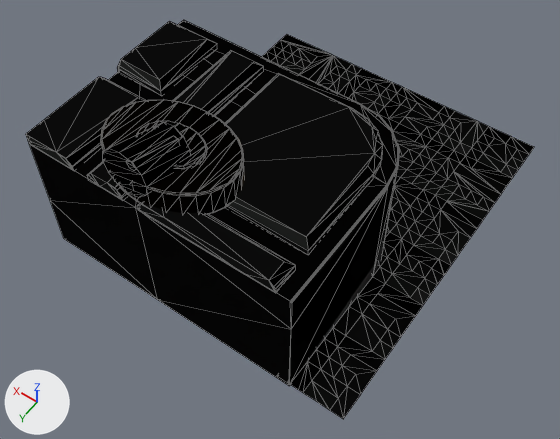
The glTF model assets/models/enemies/asteroid_rig_bl.glb, before and after one commit.
Both versions are drawn from a 50 mm camera at (-20.3, 32.2, 45.2) aimed at (-1.2, 5.5, 3.2). The lights are fixed; the arrows at lower left show +X, +Y and +Z. The older version comes first. Mesh edges are drawn as thin lines. Vertices at exactly the same position are counted once.

Objects in the first picture: 'asteroid_rig_bl_anchor_bl', 'asteroid_rig_bl_anchor_bl_hole', 'asteroid_rig_bl_rig_body', 'asteroid_rig_bl_rig_floor', 'asteroid_rig_bl_rig_i', 'asteroid_rig_bl_rig_j', 'asteroid_rig_bl_rig_l', 'asteroid_rig_bl_rig_n', 'asteroid_rig_bl_rig_o', 'asteroid_rig_bl_stay_ml', 'asteroid_rig_bl_stay_ml_hi'.
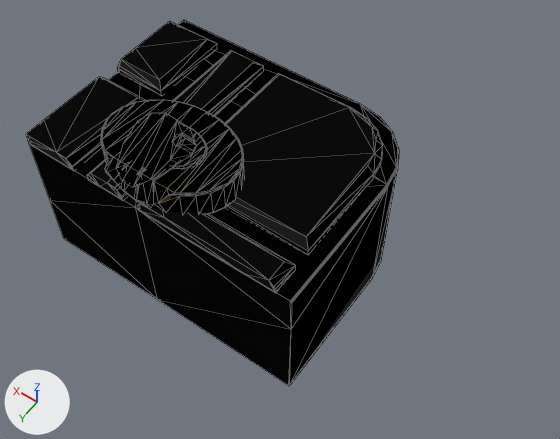
What differs and where, as boxes (x1, y1, x2, y2) in the pictures (560 x 439 px; the box of a moved part takes in the faces that stretch with it):
'asteroid_rig_bl_rig_floor', deleted: before (262, 34, 534, 419)
    faces in mat_rig_6_6 (dark grey #4b4b4b): (286, 48, 517, 398)
    faces in mat_rig_2_2 (black #161616): (262, 34, 511, 393)
    faces in mat_rig_7_7 (dark grey #575757): (271, 56, 529, 419)
    faces in mat_rig_5_5 (dark grey #404040): (283, 44, 501, 337)
    faces in mat_rig_8_8 (dark grey #626662): (280, 61, 523, 410)
part 1 of me_anchor_bl_006, moved or reshaped: (104, 102, 229, 211) in both

Diff of the bpy script that builds the scene:
```diff
--- a/assets/models/enemies/asteroid_rig_bl.glb.py
+++ b/assets/models/enemies/asteroid_rig_bl.glb.py
@@ me_anchor_bl_006 @@
 # used by ob_asteroid_rig_bl_anchor_bl; location = (0.0, 0.0, 0.0)
-me_anchor_bl_006.from_pydata(...)  # 168 vertices, 332 faces; spans x -1.6..7.6, y 7.1..13.9, z 10.5..12.4
+me_anchor_bl_006.from_pydata(...)  # 178 vertices, 352 faces; spans x -1.6..7.6, y 7.1..13.99, z 10.5..12.4
+# me_anchor_bl_006 part 1
+# 11 vertices are removed from x 1.0..5.0, y 13.44..13.87, z 12.29..12.4
+# 41 faces are deleted
+# 4 vertices move from x 1.0..4.02, y 13.44..13.9, z 12.29..12.4 to x 0.48..4.49, y 13.2..13.99, z 11.06..12.4
+# 21 vertices are added at x 0.43..5.57, y 13.2..13.99, z 10.88..12.4
+# 41 new faces join them, mat_rig_gold_25 (brown #856940)
+# 16 new faces join them, mat_rig_gold_dark_21 (brown #4f3816)
+# 4 new faces join them, mat_rig_gold_lit_27 (brown #9f885e)
 me_anchor_bl_006.materials.append(mat_rig_gold_25)
@@ ob_asteroid_rig_bl_rig_floor @@
-ob_asteroid_rig_bl_rig_floor = bpy.data.objects.new('asteroid_rig_bl_rig_floor', me_rig_floor_005)
-ob_asteroid_rig_bl_rig_floor.location = (0.0, 0.0, 0.0)
```
